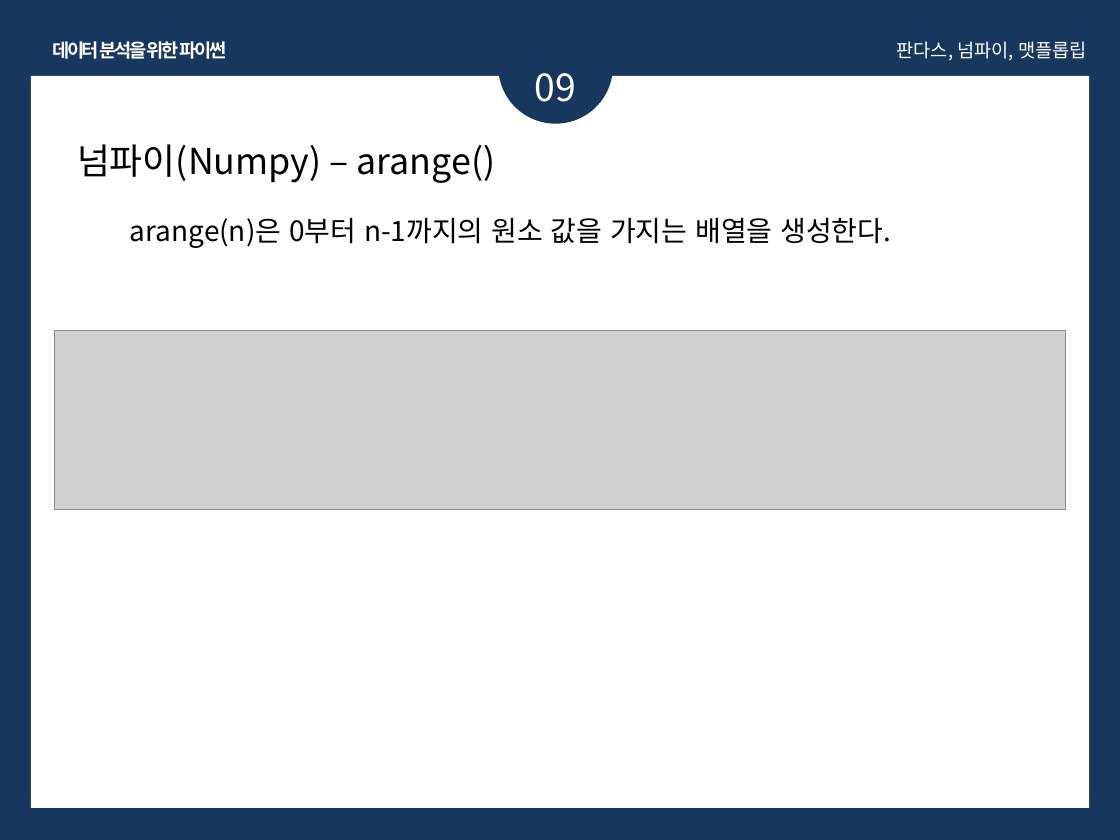
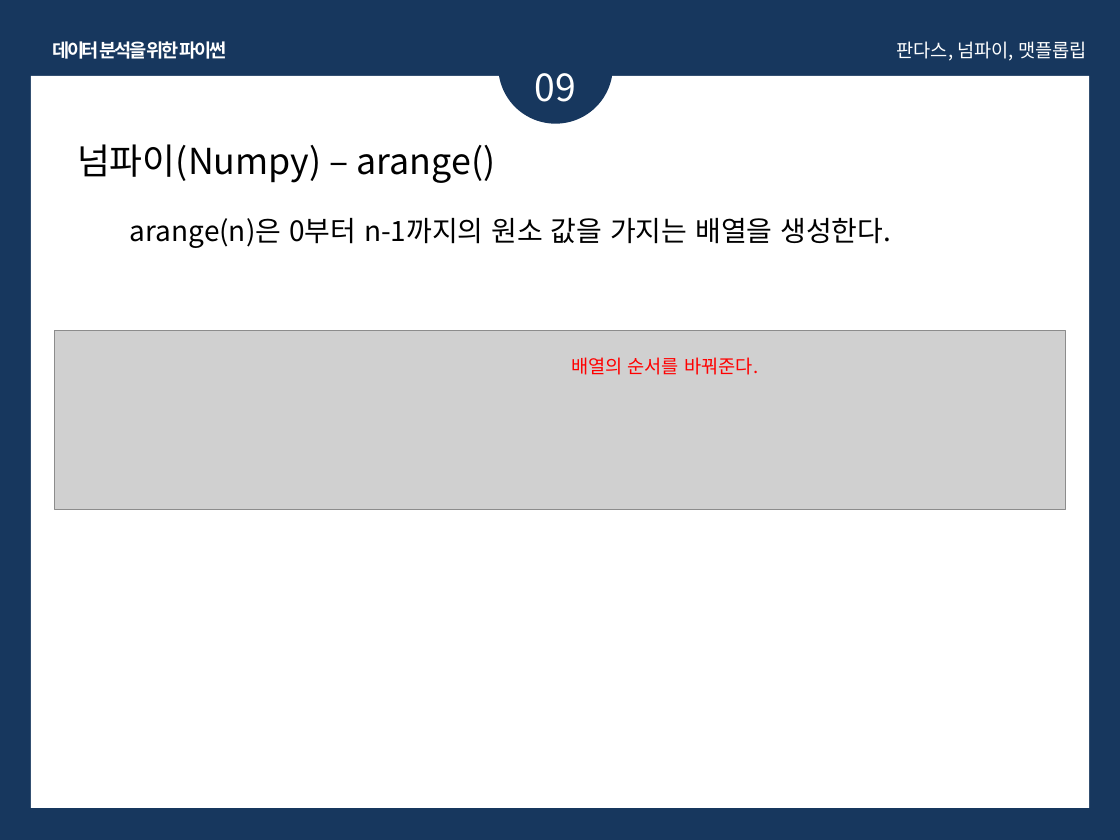
Before and after one commit to olA1ol/learning_data, a slide deck: slide 120 of 교안/python.pptx. Drawn at 1120x840 pixels with LibreOffice and Linux fonts; fonts in the diff are those of the drawing; grey boxes stand for pictures. Boxes give left, top, right and bottom in pixels: in the first picture for what was removed or moved away, otherwise in the second. Text is boxed around its words. In the diff, an @@ line names an element or a change of style, - is before the commit and + after.

```diff
--- a/교안/python.pptx
+++ b/교안/python.pptx
@@ text added at <box>571,357,758,375</box>, 12 pt, text #FF0000 @@
+배열의 순서를 바꿔준다.
```
Also in this commit, not shown: 11 other slides changed, 4 other files.
